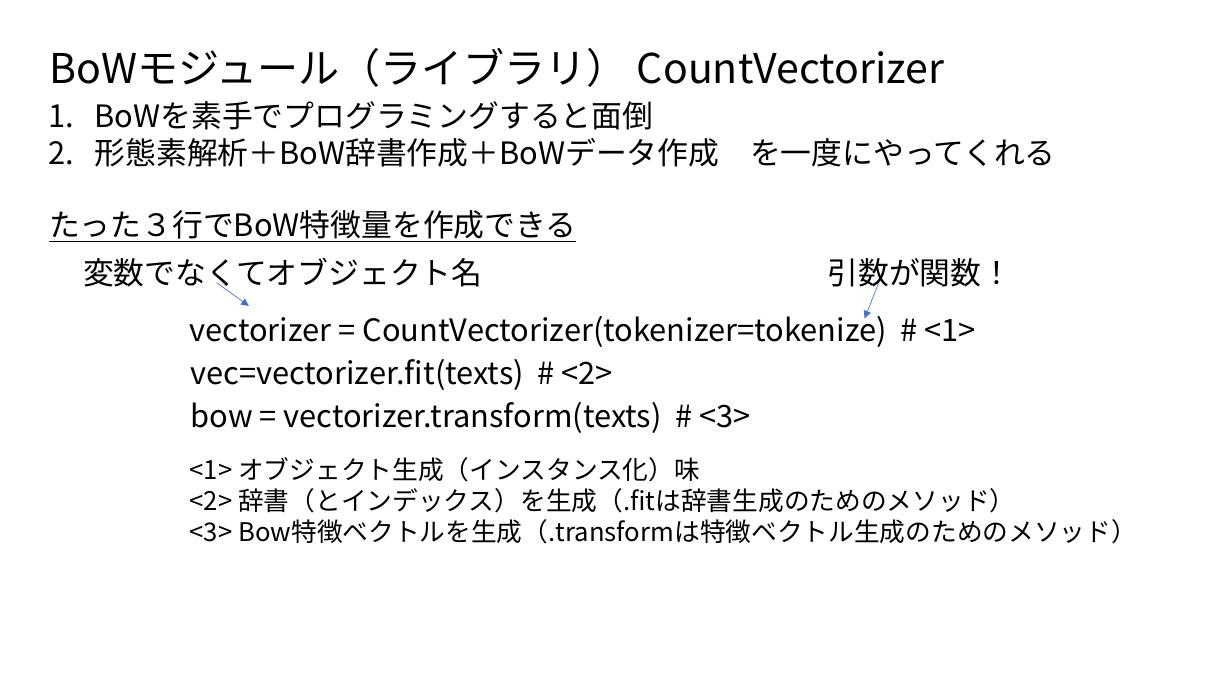
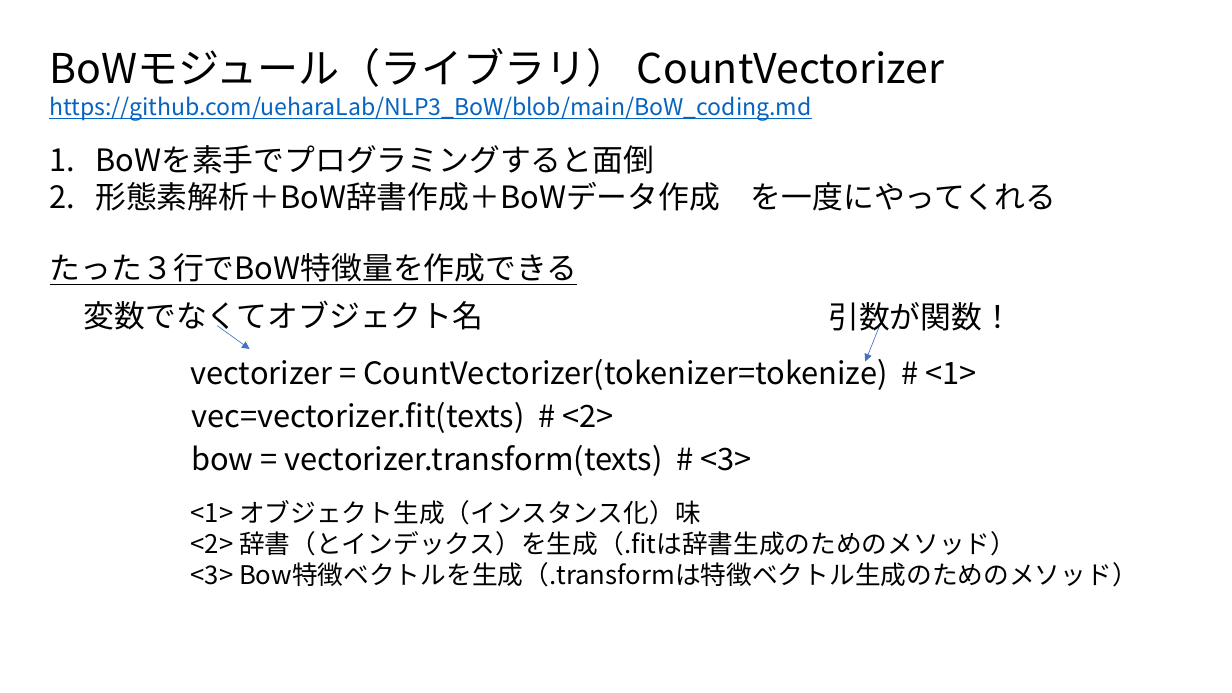
Before and after one commit to ueharaLab/NLP3_BoW, a slide deck: slide 15 of textmining3 BOW.pptx. Drawn at 1232x693 pixels with LibreOffice and Linux fonts; fonts in the diff are those of the drawing. Boxes give left, top, right and bottom in pixels: in the first picture for what was removed or moved away, otherwise in the second. Text is boxed around its words. In the diff, an @@ line names an element or a change of style, - is before the commit and + after.

Commit message:
311

```diff
--- a/textmining3 BOW.pptx
+++ b/textmining3 BOW.pptx
@@ text added at [49, 96, 811, 120], 18 pt, text #0563C1, underline @@
+https://github.com/ueharaLab/NLP3_BoW/blob/main/BoW_coding.md
@@ 5 texts, 1 arrow: place and size @@
-5 texts, 1 arrow at [49, 101, 1137, 544]
+5 texts, 1 arrow at [50, 145, 1138, 587]
@@ 3 texts, 1 arrow: place and size @@
-3 texts, 1 arrow at [83, 258, 976, 433]
+3 texts, 1 arrow at [84, 301, 976, 476]
```
Also in this commit, not shown: 2 other slides changed.
